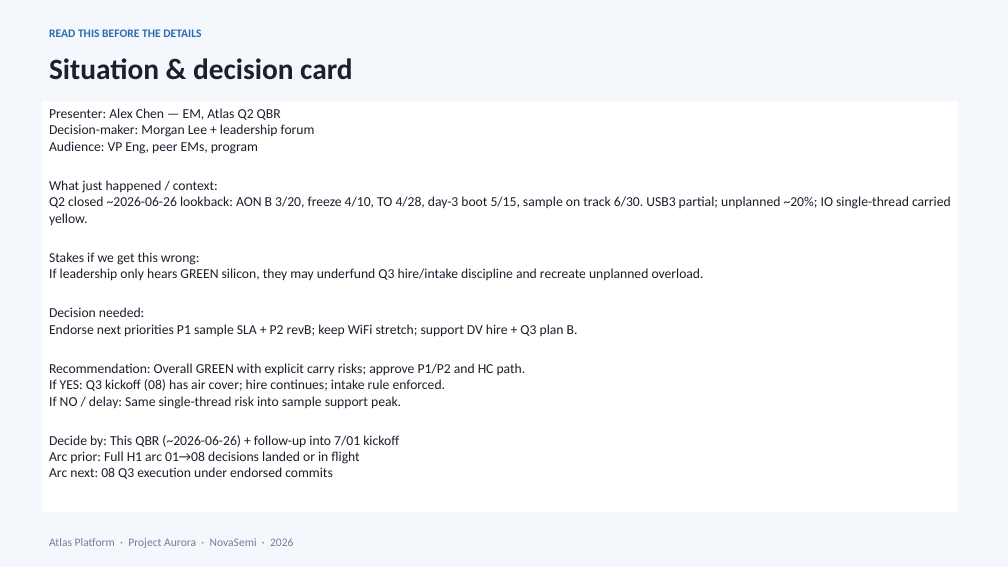
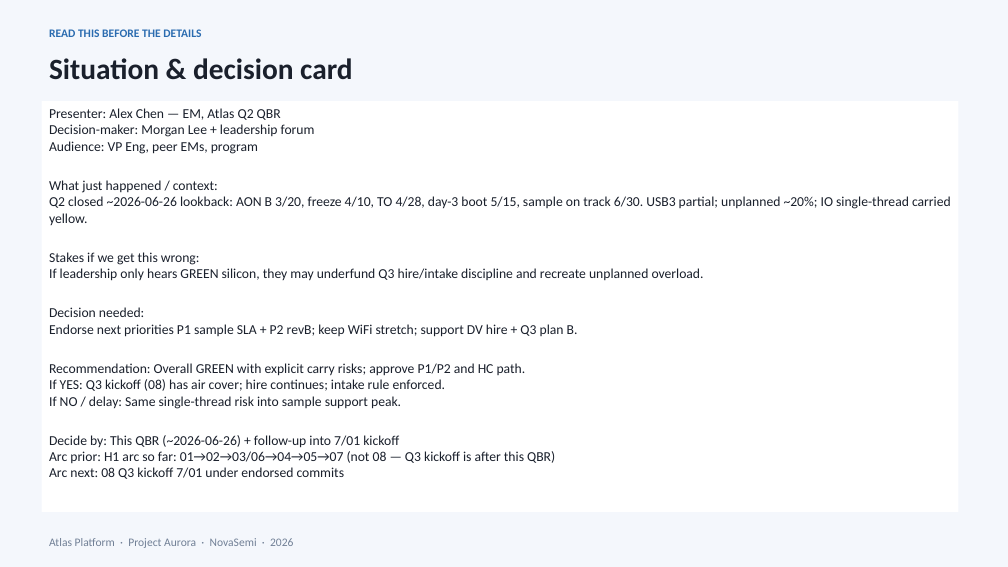
Before and after one commit to peter0749/MindsetMD, a slide deck: slide 3 of skills/presentations/assets/pptx/examples/09-period-end-review.pptx. Drawn at 1008x567 pixels with LibreOffice and Linux fonts; fonts in the diff are those of the drawing. Boxes give left, top, right and bottom in pixels: in the first picture for what was removed or moved away, otherwise in the second. Text is boxed around its words. In the diff, an @@ line names an element or a change of style, - is before the commit and + after.

```diff
--- a/skills/presentations/assets/pptx/examples/09-period-end-review.pptx
+++ b/skills/presentations/assets/pptx/examples/09-period-end-review.pptx
@@ text in rectangle at bbox=[49, 451, 555, 479]: text changed @@
-Arc prior: Full H1 arc 01→08 decisions landed or in flight
-Arc next: 08 Q3 execution under endorsed commits
+Arc prior: H1 arc so far: 01→02→03/06→04→05→07 (not 08 — Q3 kickoff is after this QBR)
+Arc next: 08 Q3 kickoff 7/01 under endorsed commits
```
Also in this commit, not shown: 10 other files.
